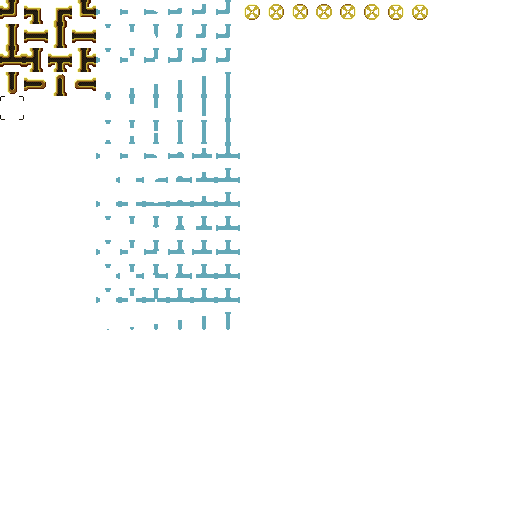
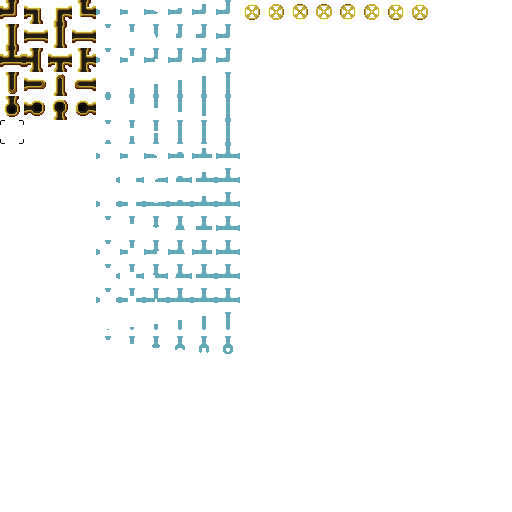
Comparing the layer stacks of the two (512, 512) images. Changes:
painted on "misc" over <box>0,96,24,144</box>
painted on "water" over <box>105,336,233,354</box>
painted on "Pipes" over <box>4,96,96,120</box>
